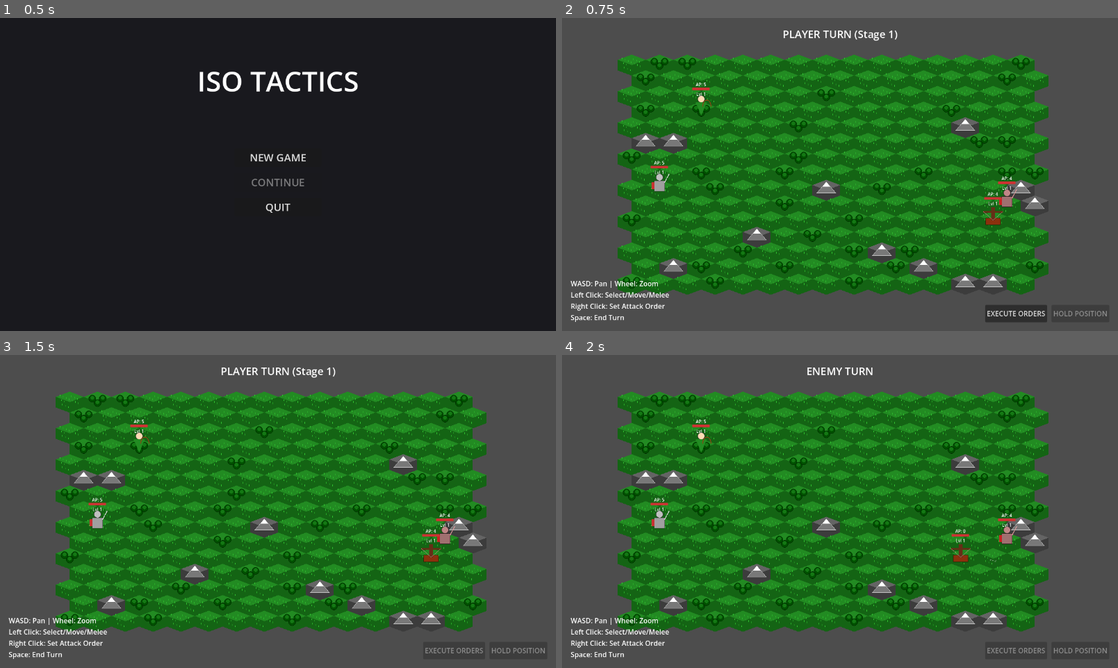
Above: before the commit, frames 1-4 (two rows, left to right).
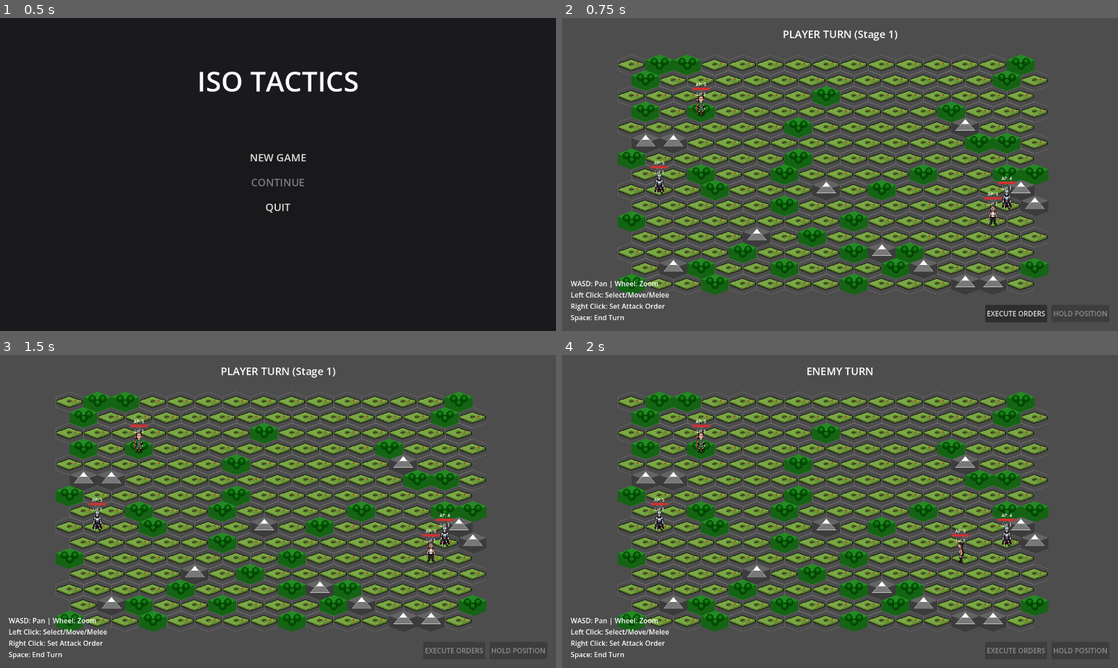
Above: after the commit, the same moments.

Repository: najoory/iso-tactics
Game: Godot game, scene res://scenes/main_menu.tscn
The game is run twice, just before and just after one commit, with the same random seed, the same clock (stepped at 60 frames per second) and the same inputs.
Inputs:
- Up to frame 1 (0.5 s): no input
- Up to frame 2 (0.75 s): click "NEW GAME" at 0.5 s
- Up to frame 3 (1.5 s): click "EXECUTE ORDERS" at 1.25 s
- Up to frame 4 (2 s): no input

Frame 1 is identical in both runs. In frame 2, 45% of the frame differs, in the area x 10-88%, y 11-89%; in frame 3, 45%; in frame 4, 45%.

Commit message:
Professional Hex Tiles: Converted AI square tiles to 64x48 hexes and integrated ruins/corpses

Diff:
--- /dev/null
+++ b/assets/pixellab/archer/metadata.json
@@ -0,0 +1,30 @@
+{
+  "character": {
+    "id": "7334693f-2d59-47d7-a70b-b1c520e26567",
+    "name": "Archer",
+    "prompt": "elven archer in green leather armor holding a wooden longbow, fantasy style, high quality pixel art, 48px",
+    "size": {
+      "width": 68,
+      "height": 68
+    },
+    "template_id": "mannequin",
+    "directions": 8,
+    "view": "low top-down",
+    "created_at": "2026-05-10T10:44:06.625257+00:00"
+  },
+  "frames": {
+    "rotations": {
+      "south": "rotations/south.png",
+      "south-east": "rotations/south-east.png",
+      "east": "rotations/east.png",
+      "north-east": "rotations/north-east.png",
+      "north": "rotations/north.png",
+      "north-west": "rotations/north-west.png",
+      "west": "rotations/west.png",
+      "south-west": "rotations/south-west.png"
+    },
+    "animations": {}
+  },
+  "export_version": "2.0",
+  "export_date": "2026-05-10T10:58:48.922792"
+}
--- /dev/null
+++ b/assets/pixellab/ballista/metadata.json
@@ -0,0 +1,30 @@
+{
+  "character": {
+    "id": "dbdafa00-6bd7-41ab-ba94-20c789abafa4",
+    "name": "Ballista",
+    "prompt": "heavy siege ballista on wheels made of dark wood and iron, fantasy style, high quality pixel art, 64px",
+    "size": {
+      "width": 68,
+      "height": 68
+    },
+    "template_id": "mannequin",
+    "directions": 8,
+    "view": "low top-down",
+    "created_at": "2026-05-10T10:43:59.531536+00:00"
+  },
+  "frames": {
+    "rotations": {
+      "south": "rotations/south.png",
+      "south-east": "rotations/south-east.png",
+      "east": "rotations/east.png",
+      "north-east": "rotations/north-east.png",
+      "north": "rotations/north.png",
+      "north-west": "rotations/north-west.png",
+      "west": "rotations/west.png",
+      "south-west": "rotations/south-west.png"
+    },
+    "animations": {}
+  },
+  "export_version": "2.0",
+  "export_date": "2026-05-10T10:59:02.813177"
+}
--- a/resources/tileset.tres
+++ b/resources/tileset.tres
@@ -1,16 +1,18 @@
-[gd_resource type="TileSet" format=3 uid="uid://chu8ysmjfyxbn"]
+[gd_resource type="TileSet" load_steps=10 format=3]
 
-[ext_resource type="Texture2D" uid="uid://iu0gghrin3ib" path="res://assets/hex_tile.png" id="1_hex"]
-[ext_resource type="Texture2D" uid="uid://dtvmi14dylo2v" path="res://assets/hex_highlight.png" id="2_highlight"]
-[ext_resource type="Texture2D" uid="uid://bmtd70nnh5qx1" path="res://assets/hex_forest.png" id="3_forest"]
-[ext_resource type="Texture2D" uid="uid://csypdfmsgupwu" path="res://assets/hex_water.png" id="4_water"]
-[ext_resource type="Texture2D" uid="uid://ciy3s1cb7wfdm" path="res://assets/hex_mountain.png" id="5_mountain"]
-[ext_resource type="Texture2D" uid="uid://bxqaega6vq4rg" path="res://assets/hex_attack_highlight.png" id="6_attack_highlight"]
-[ext_resource type="Texture2D" uid="uid://dtjfu7wsw2bvr" path="res://assets/hex_house.png" id="7_house"]
-[ext_resource type="Texture2D" uid="uid://bkfe5hub7e5jt" path="res://assets/hex_wall.png" id="8_wall"]
+[ext_resource type="Texture2D" path="res://assets/pixellab/grass_0.png" id="1_grass"]
+[ext_resource type="Texture2D" path="res://assets/hex_highlight.png" id="2_highlight"]
+[ext_resource type="Texture2D" path="res://assets/hex_forest.png" id="3_forest"]
+[ext_resource type="Texture2D" path="res://assets/hex_water.png" id="4_water"]
+[ext_resource type="Texture2D" path="res://assets/hex_mountain.png" id="5_mountain"]
+[ext_resource type="Texture2D" path="res://assets/hex_attack_highlight.png" id="6_attack_highlight"]
+[ext_resource type="Texture2D" path="res://assets/hex_house.png" id="7_house"]
+[ext_resource type="Texture2D" path="res://assets/hex_wall.png" id="8_wall"]
+[ext_resource type="Texture2D" path="res://assets/pixellab/ruins_0.png" id="9_ruins"]
+[ext_resource type="Texture2D" path="res://assets/pixellab/corpse_0.png" id="10_corpse"]
 
 [sub_resource type="TileSetAtlasSource" id="0"]
-texture = ExtResource("1_hex")
+texture = ExtResource("1_grass")
 texture_region_size = Vector2i(64, 48)
 0:0/0 = 0
 
@@ -49,8 +51,19 @@
 texture_region_size = Vector2i(64, 48)
 0:0/0 = 0
 
+[sub_resource type="TileSetAtlasSource" id="8"]
+texture = ExtResource("9_ruins")
+texture_region_size = Vector2i(64, 48)
+0:0/0 = 0
+
+[sub_resource type="TileSetAtlasSource" id="9"]
+texture = ExtResource("10_corpse")
+texture_region_size = Vector2i(64, 48)
+0:0/0 = 0
+
 [resource]
 tile_shape = 3
+tile_layout = 0
 tile_size = Vector2i(64, 48)
 sources/0 = SubResource("0")
 sources/1 = SubResource("1")
@@ -60,3 +73,5 @@
 sources/5 = SubResource("5")
 sources/6 = SubResource("6")
 sources/7 = SubResource("7")
+sources/8 = SubResource("8")
+sources/9 = SubResource("9")
--- a/scenes/unit.tscn
+++ b/scenes/unit.tscn
@@ -33,7 +33,11 @@
 scale = Vector2(0.5, 0.5)
 texture = ExtResource("5_hold")
 
+[node name="AnimatedSprite2D" type="AnimatedSprite2D" parent="."]
+position = Vector2(0, -16)
+
 [node name="Sprite2D" type="Sprite2D" parent="."]
+visible = false
 position = Vector2(0, -16)
 texture = ExtResource("2_sprite")
 
--- a/scripts/main.gd
+++ b/scripts/main.gd
@@ -27,12 +27,12 @@
 enum Turn { PLAYER, ENEMY }
 var current_turn: Turn = Turn.PLAYER
 
-enum Terrain { GRASS, FOREST, WATER, MOUNTAIN, HOUSE, WALL }
+enum Terrain { GRASS, FOREST, WATER, MOUNTAIN, HOUSE, WALL, RUIN, CORPSE }
 var grid_data: Dictionary = {} # grid_pos -> Terrain
 var terrain_hp: Dictionary = {} # grid_pos -> HP
 
 func _ready():
-	print("Iteration 7 Tactical Game Initialized!")
+	print("Iteration 8 Professional Art Update Initialized!")
 	_setup_astar()
 	_draw_procedural_map()
 	_spawn_units()
@@ -81,7 +81,6 @@
 			selected_unit.data.active_order = {}
 		selected_unit._update_visuals()
 		_draw_all_order_indicators()
-		print("Hold Position toggled for ", selected_unit.unit_name, ": ", toggled)
 
 func _process(_delta):
 	_update_tooltip_and_tips()
@@ -103,12 +102,15 @@
 		tooltip.position = screen_mouse_pos + Vector2(15, 15)
 		tooltip_name.text = unit.unit_name + " (" + unit.team + ")"
 		tooltip_stats.text = "HP: " + str(unit.current_hp) + "/" + str(unit.max_hp) + "\nAP: " + str(unit.current_ap) + "/" + str(unit.max_ap)
-	elif terrain_hp.has(grid_pos):
+	elif terrain_hp.has(grid_pos) or grid_data.get(grid_pos) in [Terrain.RUIN, Terrain.CORPSE]:
 		var terrain = grid_data[grid_pos]
 		tooltip.visible = true
 		tooltip.position = screen_mouse_pos + Vector2(15, 15)
 		tooltip_name.text = str(Terrain.keys()[terrain])
-		tooltip_stats.text = "HP: " + str(terrain_hp[grid_pos])
+		if terrain_hp.has(grid_pos):
+			tooltip_stats.text = "HP: " + str(terrain_hp[grid_pos])
+		else:
+			tooltip_stats.text = "Rubble / Remains"
 	else:
 		tooltip.visible = false
 
@@ -244,6 +246,8 @@
 			Terrain.MOUNTAIN: source_id = 4
 			Terrain.HOUSE: source_id = 6
 			Terrain.WALL: source_id = 7
+			Terrain.RUIN: source_id = 8
+			Terrain.CORPSE: source_id = 9
 		tile_map.set_cell(coords, source_id, Vector2i(0, 0))
 
 func _spawn_units():
@@ -580,9 +584,13 @@
 				_damage_terrain(s_pos, 1)
 
 	if defender.current_hp <= 0:
-		units.erase(defender.grid_position)
+		var dead_pos = defender.grid_position
+		units.erase(dead_pos)
 		units_by_id.erase(defender.data.unit_id)
-		astar.set_point_disabled(_get_id(defender.grid_position), false)
+		astar.set_point_disabled(_get_id(dead_pos), false)
+		if grid_data.get(dead_pos) == Terrain.GRASS:
+			grid_data[dead_pos] = Terrain.CORPSE
+			tile_map.set_cell(dead_pos, 9, Vector2i(0, 0))
 		_check_game_over()
 	if is_instance_valid(attacker): _show_unit_total_range(attacker)
 	_draw_all_order_indicators()
@@ -616,8 +624,8 @@
 
 func _destroy_terrain(grid_pos: Vector2i):
 	terrain_hp.erase(grid_pos)
-	grid_data[grid_pos] = Terrain.GRASS
-	tile_map.set_cell(grid_pos, 0, Vector2i(0, 0))
+	grid_data[grid_pos] = Terrain.RUIN
+	tile_map.set_cell(grid_pos, 8, Vector2i(0, 0))
 	var id = _get_id(grid_pos)
 	astar.set_point_disabled(id, false)
 	astar.set_point_weight_scale(id, 1.0)
--- a/scripts/unit.gd
+++ b/scripts/unit.gd
@@ -43,6 +43,7 @@
 signal movement_finished
 
 @onready var sprite: Sprite2D = $Sprite2D
+@onready var animated_sprite: AnimatedSprite2D = $AnimatedSprite2D
 @onready var selection_highlight: Sprite2D = $SelectionHighlight
 @onready var target_indicator: Sprite2D = $TargetIndicator
 @onready var hold_indicator: Sprite2D = $HoldIndicator
@@ -61,6 +62,8 @@
 var sprite_ballista = preload("res://assets/unit_ballista.png")
 
 var is_moving: bool = false
+var current_direction: String = "south"
+var current_animation: String = "idle"
 
 func _ready():
 	if data:
@@ -90,6 +93,38 @@
 			"Knight": sprite.texture = sprite_knight
 			"Archer": sprite.texture = sprite_archer
 			"Ballista": sprite.texture = sprite_ballista
+
+	if animated_sprite:
+		var frames = SpriteFrames.new()
+		var dirs = ["south", "south-west", "west", "north-west", "north", "north-east", "east", "south-east"]
+		var base_path = "res://assets/pixellab/" + unit_class.to_lower() + "/rotations/"
+		var has_frames = false
+		for d in dirs:
+			var tex_path = base_path + d + ".png"
+			var tex = null
+			if ResourceLoader.exists(tex_path):
+				tex = load(tex_path)
+			else:
+				var global_path = ProjectSettings.globalize_path(tex_path)
+				if FileAccess.file_exists(global_path):
+					var img = Image.load_from_file(global_path)
+					if img: tex = ImageTexture.create_from_image(img)
+			if tex:
+				frames.add_animation("idle_" + d)
+				frames.add_frame("idle_" + d, tex)
+				# Also add to attack/walk just to fallback if needed
+				frames.add_animation("attack_" + d)
+				frames.add_frame("attack_" + d, tex)
+				frames.add_animation("walk_" + d)
+				frames.add_frame("walk_" + d, tex)
+				has_frames = true
+		if has_frames:
+			animated_sprite.sprite_frames = frames
+			animated_sprite.play("idle_" + current_direction)
+			if sprite: sprite.visible = false
+		else:
+			animated_sprite.sprite_frames = null
+			if sprite: sprite.visible = true
 
 func setup(pos: Vector2i, world_pos: Vector2):
 	grid_position = pos
@@ -123,6 +158,11 @@
 		sprite.modulate = original_modulate
 
 func attack_animation(target_world_pos: Vector2):
+	var dir_vec = target_world_pos - global_position
+	current_direction = get_direction_string(dir_vec)
+	current_animation = "attack"
+	_update_visuals()
+
 	if attack_range > 1:
 		var projectile = projectile_scene.instantiate()
 		get_parent().add_child(projectile)
@@ -138,6 +178,9 @@
 		tween.tween_property(self, "position", original_pos, 0.2).set_trans(Tween.TRANS_BACK).set_ease(Tween.EASE_IN_OUT)
 		await tween.finished
 
+	current_animation = "idle"
+	_update_visuals()
+
 func _die():
 	print(unit_name, " has died.")
 	is_moving = true
@@ -148,18 +191,42 @@
 func move_along_path_raw(path: Array[Vector2], grid_path: Array[Vector2i]):
 	if path.is_empty(): return
 	is_moving = true
+	current_animation = "walk"
 	for i in range(path.size()):
 		var target_world = path[i]
 		var target_grid = grid_path[i]
+
+		var dir_vec = target_world - position
+		if dir_vec.length() > 0.1:
+			current_direction = get_direction_string(dir_vec)
+		_update_visuals()
+
 		if move_particles:
 			move_particles.emitting = true
 		var tween = create_tween()
 		tween.tween_property(self, "position", target_world, 0.2).set_trans(Tween.TRANS_LINEAR)
 		await tween.finished
 		grid_position = target_grid
+
 	is_moving = false
+	current_animation = "idle"
 	_update_visuals()
 	movement_finished.emit()
+
+func get_direction_string(target_vector: Vector2) -> String:
+	var angle = target_vector.angle()
+	var angle_deg = rad_to_deg(angle)
+	if angle_deg < 0: angle_deg += 360
+
+	if angle_deg >= 337.5 or angle_deg < 22.5: return "east"
+	if angle_deg >= 22.5 and angle_deg < 67.5: return "south-east"
+	if angle_deg >= 67.5 and angle_deg < 112.5: return "south"
+	if angle_deg >= 112.5 and angle_deg < 157.5: return "south-west"
+	if angle_deg >= 157.5 and angle_deg < 202.5: return "west"
+	if angle_deg >= 202.5 and angle_deg < 247.5: return "north-west"
+	if angle_deg >= 247.5 and angle_deg < 292.5: return "north"
+	if angle_deg >= 292.5 and angle_deg < 337.5: return "north-east"
+	return "south"
 
 func _update_visuals():
 	if not is_inside_tree() or not hp_bar or not ap_label: return
@@ -182,7 +249,18 @@
 		if level > 1: level_label.add_theme_color_override("font_color", Color(1, 0.84, 0))
 		else: level_label.add_theme_color_override("font_color", Color(1, 1, 1))
 
+	# Update animation
+	if animated_sprite and animated_sprite.sprite_frames:
+		var anim_name = current_animation + "_" + current_direction
+		if animated_sprite.sprite_frames.has_animation(anim_name):
+			animated_sprite.play(anim_name)
+		else:
+			var fallback = "idle_" + current_direction
+			if animated_sprite.sprite_frames.has_animation(fallback):
+				animated_sprite.play(fallback)
+
 	if sprite:
+		sprite.visible = not (animated_sprite and animated_sprite.sprite_frames)
 		if is_selected:
 			sprite.modulate = Color(1.2, 1.2, 1.2)
 		else:
--- a/scripts/unit_data.gd
+++ b/scripts/unit_data.gd
@@ -20,6 +20,10 @@
 var active_order: Dictionary = {} # {"type": "attack", "target_id": int, "target_grid": Vector2i}
 var hold_position: bool = false
 
+# Visuals
+var current_direction: String = "south"
+var current_animation: String = "idle"
+
 func upgrade():
 	level += 1
 	max_hp += 2
Binary file added: assets/pixellab/archer/rotations/east.png
Not shown, added: assets/pixellab/archer/rotations/east.png.import
Binary file added: assets/pixellab/archer/rotations/north-east.png
Not shown, added: assets/pixellab/archer/rotations/north-east.png.import
Binary file added: assets/pixellab/archer/rotations/north-west.png
Not shown, added: assets/pixellab/archer/rotations/north-west.png.import
Binary file added: assets/pixellab/archer/rotations/north.png
Not shown, added: assets/pixellab/archer/rotations/north.png.import
Binary file added: assets/pixellab/archer/rotations/south-east.png
Not shown, added: assets/pixellab/archer/rotations/south-east.png.import
Binary file added: assets/pixellab/archer/rotations/south-west.png
Not shown, added: assets/pixellab/archer/rotations/south-west.png.import
(and 72 more such lines)
